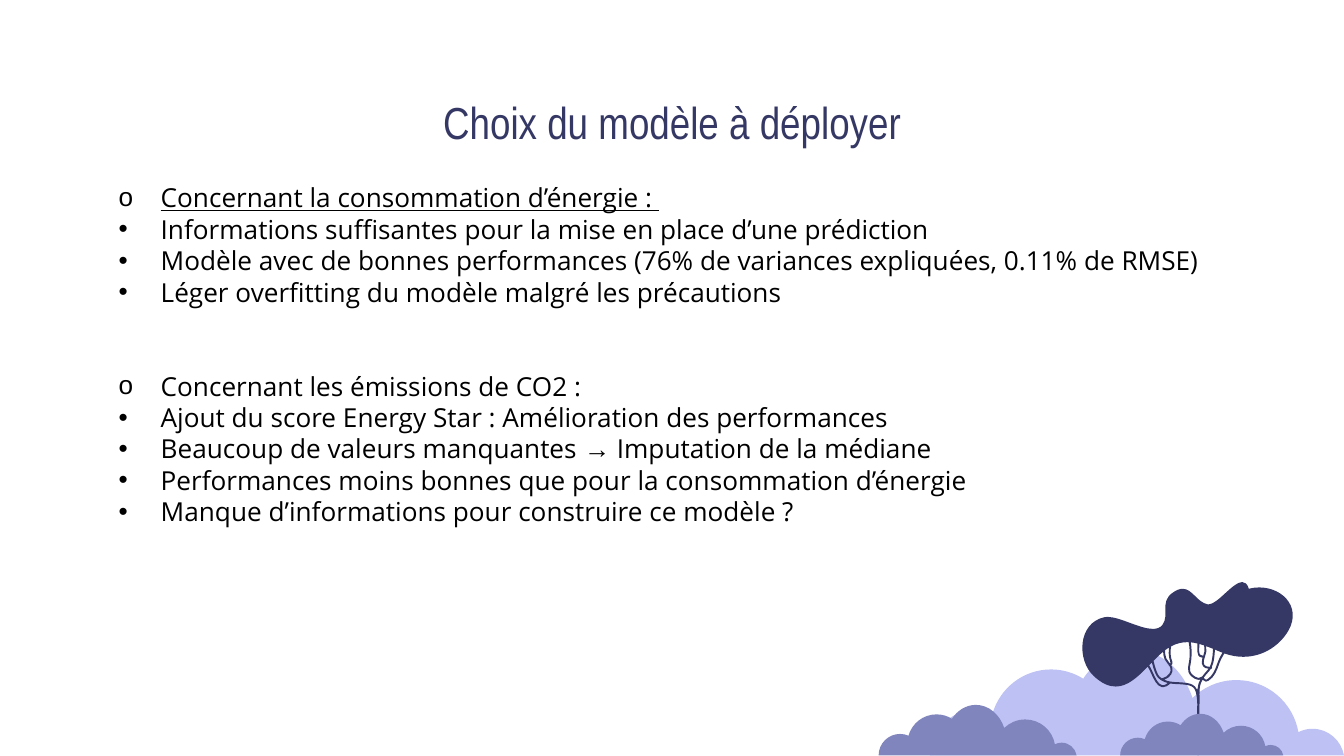
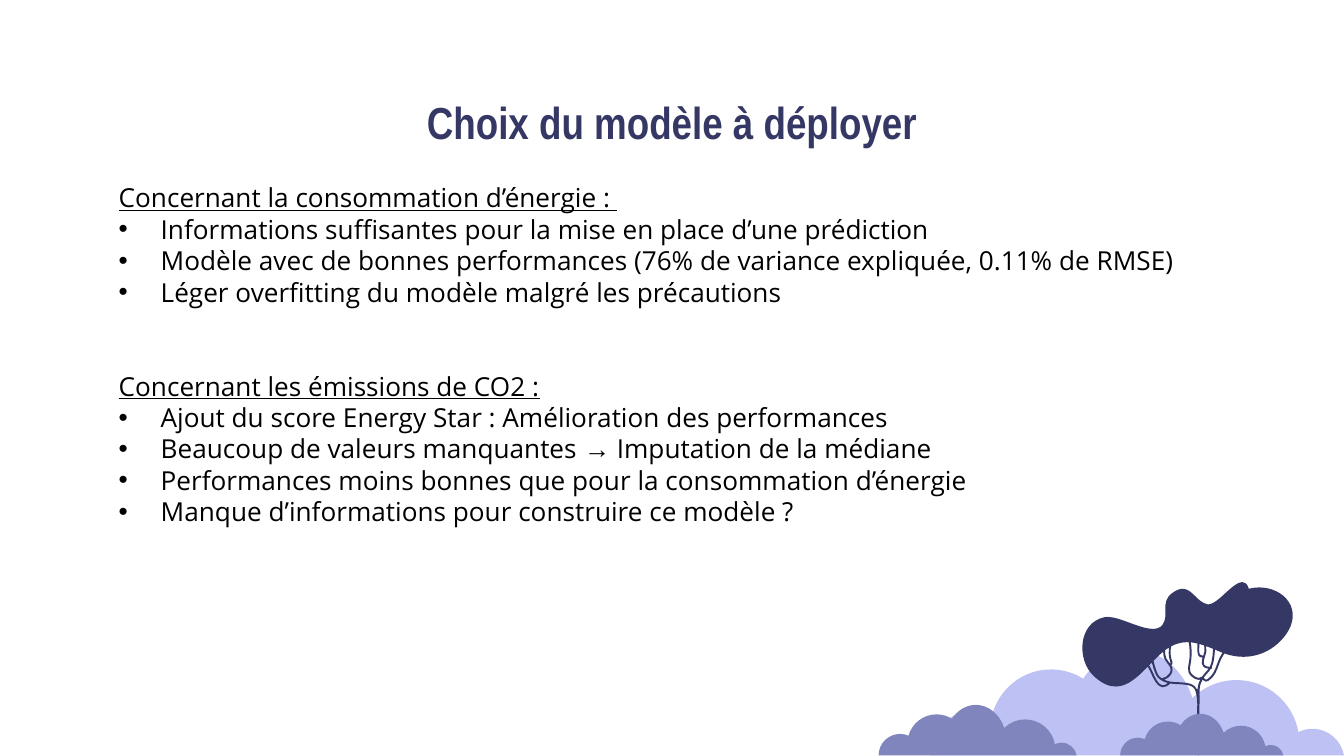
Before and after one commit to Sylvariane/Anticipez_les_besoins_en_electricite, a slide deck: slide 33 of Pélec_03_presentation.pptx (slide 31 before the commit). Drawn at 1344x756 pixels with LibreOffice and Linux fonts; fonts in the diff are those of the drawing. Boxes give left, top, right and bottom in pixels: in the first picture for what was removed or moved away, otherwise in the second. Text is boxed around its words. In the diff, an @@ line names an element or a change of style, - is before the commit and + after.

Commit message:
modification nettoyage des données, modifications des modèles en conséquences, retrait de la stratification dans split_train_test

```diff
--- a/Pélec_03_presentation.pptx
+++ b/Pélec_03_presentation.pptx
@@ title "Choix du modèle à déployer" at <box>427,106,917,148</box>: bold on @@
@@ text at <box>119,187,596,399</box>: underline on in "Concernant les émissions de CO2 :"; bullet o to none @@
@@ text at <box>161,250,1173,277</box>: text changed @@
-    • Modèle avec de bonnes performances (76% de variances expliquées, 0.11% de RMSE)
+    • Modèle avec de bonnes performances (76% de variance expliquée, 0.11% de RMSE)
```
Also in this commit, not shown: 25 other slides changed, 3 slides added, 2 other files.
